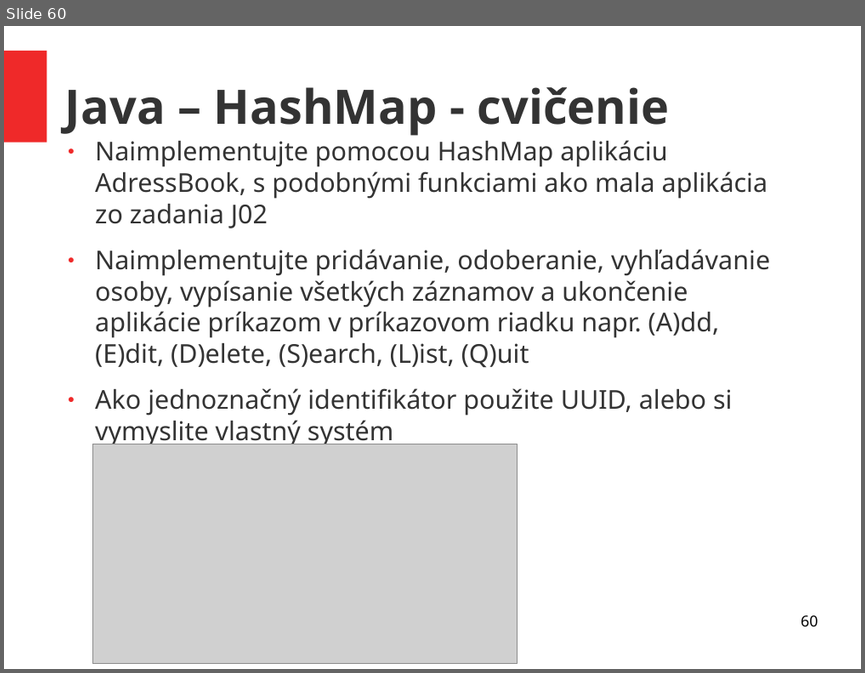
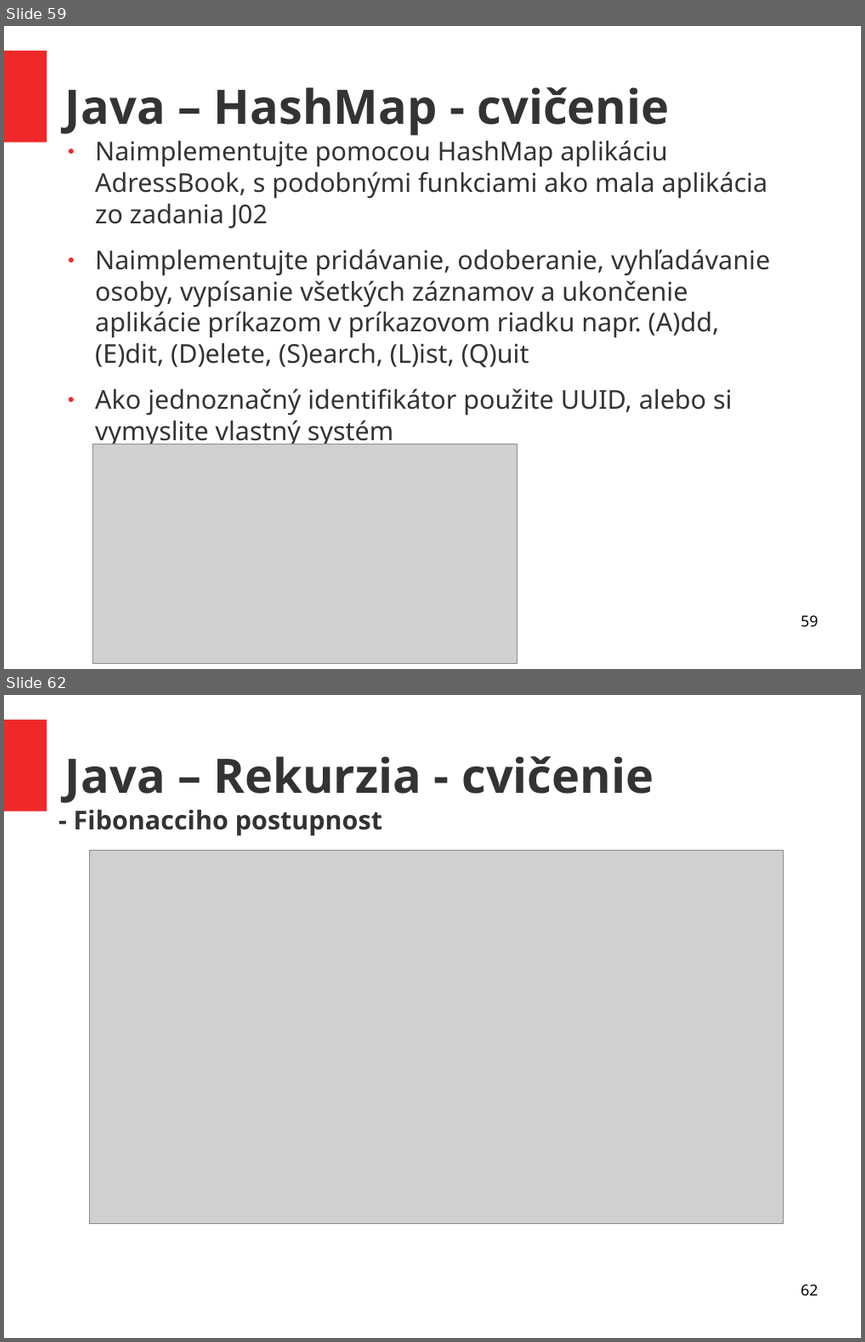
Before and after one commit to ukf-michalkohutek/prezentacia, a slide deck: seminar2.odp. Shown one above the other, each under a label of ours: slide 60 before the commit, slides 59 and 62 after it; the slides between them are not shown. The pictures are 865x673 and 865x1342 pixels, drawn with LibreOffice and Linux fonts; fonts in the diff are those of the drawing; grey boxes stand for pictures. Boxes give left, top, right and bottom in pixels: in the first picture for what was removed or moved away, otherwise in the second. Text is boxed around its words. In the diff, an @@ line names an element or a change of style, - is before the commit and + after.

Commit message:
rekurzia + REST API

```diff
--- a/seminar2.odp
+++ b/seminar2.odp
@@ slide 62 added at box(4, 695, 861, 1338), background #FFFFFF; not listed: 1 template element that a slide beside it also shows @@
@@ title added at box(65, 756, 653, 803), 44 pt, text #333333, bold @@
+Java – Rekurzia - cvičenie
@@ text added at box(74, 810, 382, 836), 24 pt, text #333333, bold @@
+- Fibonacciho postupnost
@@ picture added at box(90, 851, 783, 1224) @@
@@ page number added at box(800, 1284, 817, 1296), 14 pt, text #000000 @@
+62
@@ what was slide 60 is now slide 59 @@
@@ page number at box(800, 615, 817, 627): text changed @@
-60
+59
```
Also in this commit, not shown: 1 slide changed, 10 other slides added, 1 slide removed, 1 other file.
